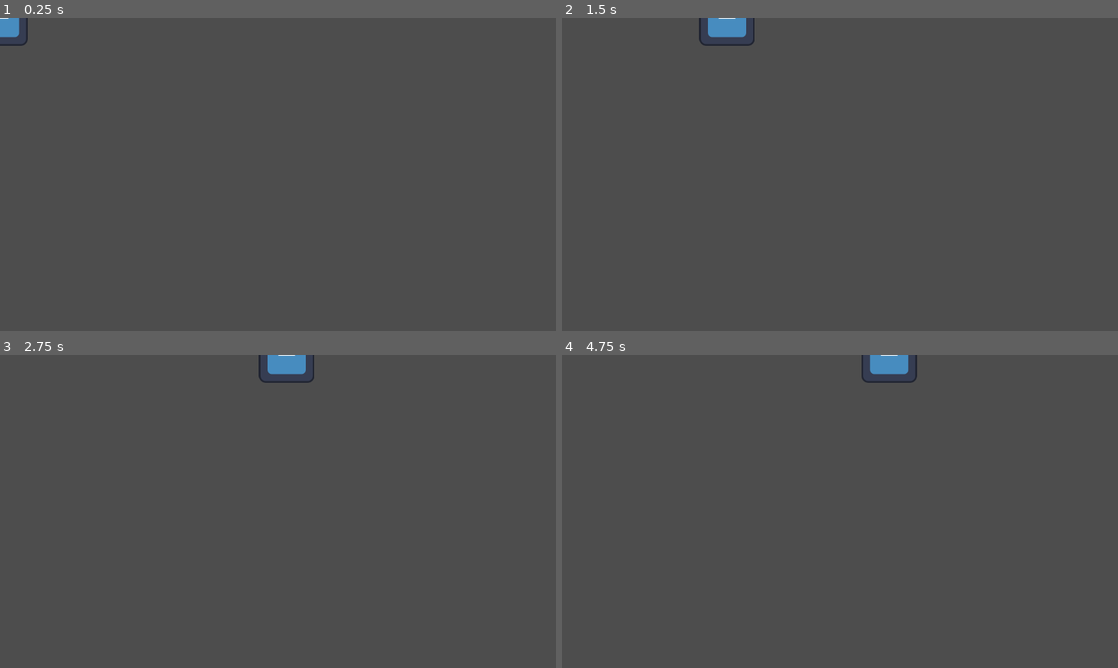
Above: before the commit, frames 1-4 (two rows, left to right).
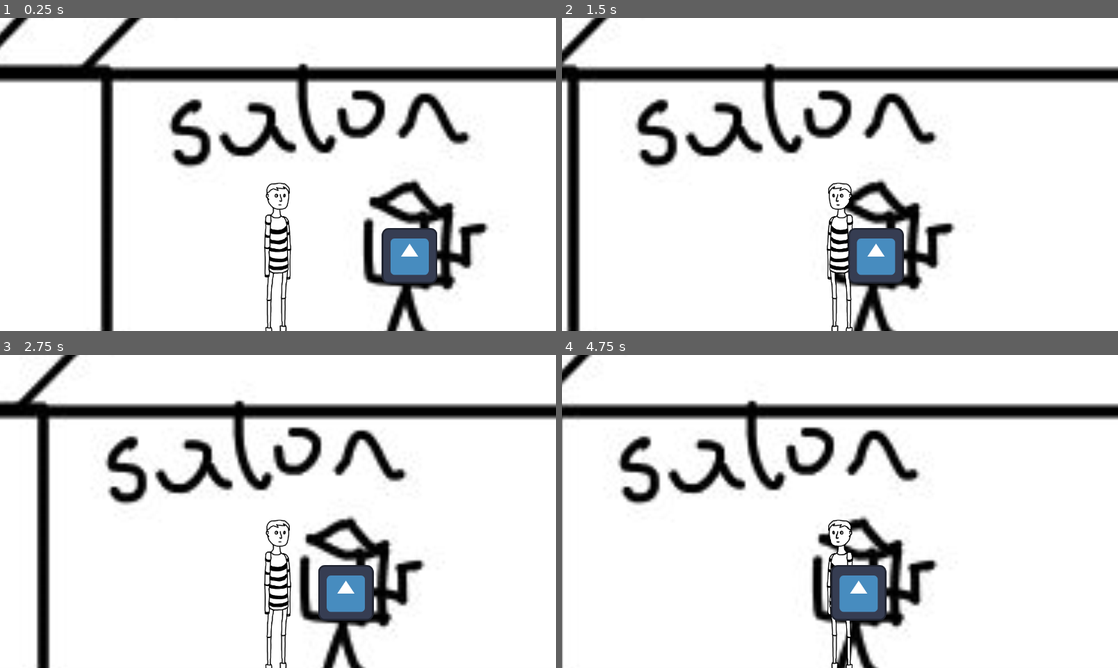
Above: after the commit, the same moments.

Repository: badzianga/booger-aids
Game: Godot game, scene res://scenes/house/house.tscn
The game is run twice, just before and just after one commit, with the same random seed, the same clock (stepped at 60 frames per second) and the same inputs. The engine's default icon, where the game draws it, is replaced by a stand-in: a white triangle on a blue panel in a dark square.
Inputs (mouse positions are in pixels of both pictures, inside the frame that each line leads up to):
- Up to frame 1 (0.25 s): no input
- Up to frame 2 (1.5 s): tap Enter (ui_accept) at 0.5, 0.77 s; move the mouse to (962, 158) at 0.52 s; press the mouse at (962, 158) at 0.53 s; move the mouse to (728, 190) at 1.27 s; release the mouse at (728, 190) at 1.28 s; click (728, 190) at 1.35 s
- Up to frame 3 (2.75 s): tap Enter (ui_accept) at 1.52 s; move the mouse to (333, 442) at 2.02 s; press the mouse at (333, 442) at 2.03 s
- Up to frame 4 (4.75 s): move the mouse to (812, 574) at 2.77 s; release the mouse at (812, 574) at 2.78 s; click (812, 574) at 2.85 s; tap Enter (ui_accept) at 3.02, 3.5, 3.77, 4.52 s; move the mouse to (1006, 558) at 3.52 s; press the mouse at (1006, 558) at 3.53 s; move the mouse to (673, 464) at 4.27 s; release the mouse at (673, 464) at 4.28 s; click (673, 464) at 4.35 s

The runs differ from the first frame. In frame 1, 97% of the frame differs, in the area x 0-100%, y 0-100%; in frame 2, 97%; in frame 3, 97%; in frame 4, 97%.

Commit message:
Player and house sketch

Diff:
--- a/project.godot
+++ b/project.godot
@@ -36,7 +36,8 @@
 
 [layer_names]
 
-2d_render/layer_1="World"
+2d_physics/layer_1="World"
+2d_physics/layer_2="Interactable"
 
 [rendering]
 
--- a/scenes/house/house.tscn
+++ b/scenes/house/house.tscn
@@ -1,7 +1,22 @@
-[gd_scene load_steps=2 format=3 uid="uid://d61nxx0wh2fi"]
+[gd_scene load_steps=4 format=3 uid="uid://d61nxx0wh2fi"]
 
 [ext_resource type="PackedScene" uid="uid://7ifmdiqbak0l" path="res://scenes/player/player.tscn" id="1_amm8k"]
+[ext_resource type="Texture2D" uid="uid://br8w30a5y81jg" path="res://assets/home/house_sketch_design.jpeg" id="1_fcl3b"]
+[ext_resource type="PackedScene" uid="uid://cw6ru4x3kiyjc" path="res://scenes/house/tv.tscn" id="3_aob1w"]
 
 [node name="House" type="Node2D"]
 
+[node name="Sprite" type="Sprite2D" parent="."]
+position = Vector2(-4516, -926)
+scale = Vector2(6.8, 6.8)
+texture = ExtResource("1_fcl3b")
+centered = false
+
 [node name="Player" parent="." instance=ExtResource("1_amm8k")]
+position = Vector2(665, 2765)
+
+[node name="Camera" type="Camera2D" parent="Player"]
+offset = Vector2(0, -180)
+
+[node name="TV" parent="." instance=ExtResource("3_aob1w")]
+position = Vector2(968, 2772)
--- /dev/null
+++ b/scenes/house/tv.gd
@@ -0,0 +1,9 @@
+extends Area2D
+
+
+
+func _on_input_event(_viewport: Node, event: InputEvent, _shape_idx: int) -> void:
+	if not event is InputEventMouse:
+		return
+	if event.is_action_pressed("click"):
+		print("Dupa")
--- /dev/null
+++ b/scenes/house/tv.tscn
@@ -0,0 +1,18 @@
+[gd_scene load_steps=4 format=3 uid="uid://cw6ru4x3kiyjc"]
+
+[ext_resource type="Texture2D" uid="uid://cigkwhj1jwdql" path="res://icon.svg" id="1_l38hh"]
+[ext_resource type="Script" path="res://scenes/house/tv.gd" id="1_ojxek"]
+
+[sub_resource type="RectangleShape2D" id="RectangleShape2D_lthex"]
+size = Vector2(128, 128)
+
+[node name="TV" type="Area2D"]
+script = ExtResource("1_ojxek")
+
+[node name="Sprite" type="Sprite2D" parent="."]
+texture = ExtResource("1_l38hh")
+
+[node name="CollisionShape" type="CollisionShape2D" parent="."]
+shape = SubResource("RectangleShape2D_lthex")
+
+[connection signal="input_event" from="." to="." method="_on_input_event"]
--- a/scenes/player/player.gd
+++ b/scenes/player/player.gd
@@ -3,6 +3,8 @@
 @export var speed := 400
 
 var target: Vector2
+
+@onready var sprite := $Sprite
 
 
 func _ready() -> void:
@@ -18,4 +20,10 @@
 	velocity = position.direction_to(target) * speed
 
 	if position.distance_to(target) > 10:
+		if velocity.x > 0:
+			sprite.flip_h = false
+			sprite.position.x = 16
+		else:
+			sprite.flip_h = true
+			sprite.position.x = -16
 		move_and_slide()
--- a/scenes/player/player.tscn
+++ b/scenes/player/player.tscn
@@ -1,16 +1,31 @@
-[gd_scene load_steps=4 format=3 uid="uid://7ifmdiqbak0l"]
+[gd_scene load_steps=5 format=3 uid="uid://7ifmdiqbak0l"]
 
 [ext_resource type="Script" path="res://scenes/player/player.gd" id="1_3amuv"]
-[ext_resource type="Texture2D" uid="uid://cigkwhj1jwdql" path="res://icon.svg" id="2_xvkhr"]
+[ext_resource type="Texture2D" uid="uid://i2en7nqqsagn" path="res://assets/player/main_character_sketch.png" id="2_k2byr"]
 
-[sub_resource type="RectangleShape2D" id="RectangleShape2D_mpdjm"]
-size = Vector2(128, 128)
+[sub_resource type="CapsuleShape2D" id="CapsuleShape2D_7vqna"]
+radius = 40.0
+height = 340.0
+
+[sub_resource type="CapsuleShape2D" id="CapsuleShape2D_tsk86"]
+radius = 40.0
+height = 300.0
 
 [node name="Player" type="CharacterBody2D"]
 script = ExtResource("1_3amuv")
 
 [node name="Sprite" type="Sprite2D" parent="."]
-texture = ExtResource("2_xvkhr")
+position = Vector2(16, 0)
+texture = ExtResource("2_k2byr")
 
 [node name="CollisionShape" type="CollisionShape2D" parent="."]
-shape = SubResource("RectangleShape2D_mpdjm")
+position = Vector2(0, 32)
+shape = SubResource("CapsuleShape2D_7vqna")
+
+[node name="InteractableArea" type="Area2D" parent="."]
+position = Vector2(0, 40)
+collision_layer = 2
+collision_mask = 2
+
+[node name="CollisionShape" type="CollisionShape2D" parent="InteractableArea"]
+shape = SubResource("CapsuleShape2D_tsk86")
--- /dev/null
+++ b/scenes/ui/user_interface.tscn
@@ -0,0 +1,22 @@
+[gd_scene format=3 uid="uid://b6oxfk51sfv0i"]
+
+[node name="UserInterface" type="CanvasLayer"]
+
+[node name="Margin" type="MarginContainer" parent="."]
+anchors_preset = 15
+anchor_right = 1.0
+anchor_bottom = 1.0
+grow_horizontal = 2
+grow_vertical = 2
+theme_override_constants/margin_left = 64
+theme_override_constants/margin_top = 40
+theme_override_constants/margin_right = 64
+theme_override_constants/margin_bottom = 40
+
+[node name="EnergyBar" type="ProgressBar" parent="Margin"]
+custom_minimum_size = Vector2(800, 40)
+layout_mode = 2
+size_flags_horizontal = 4
+size_flags_vertical = 8
+value = 100.0
+show_percentage = false
Binary file added: assets/home/house_sketch_design.jpeg
Not shown, added: assets/home/house_sketch_design.jpeg.import
Binary file added: assets/player/main_character_sketch.png
Not shown, added: assets/player/main_character_sketch.png.import
